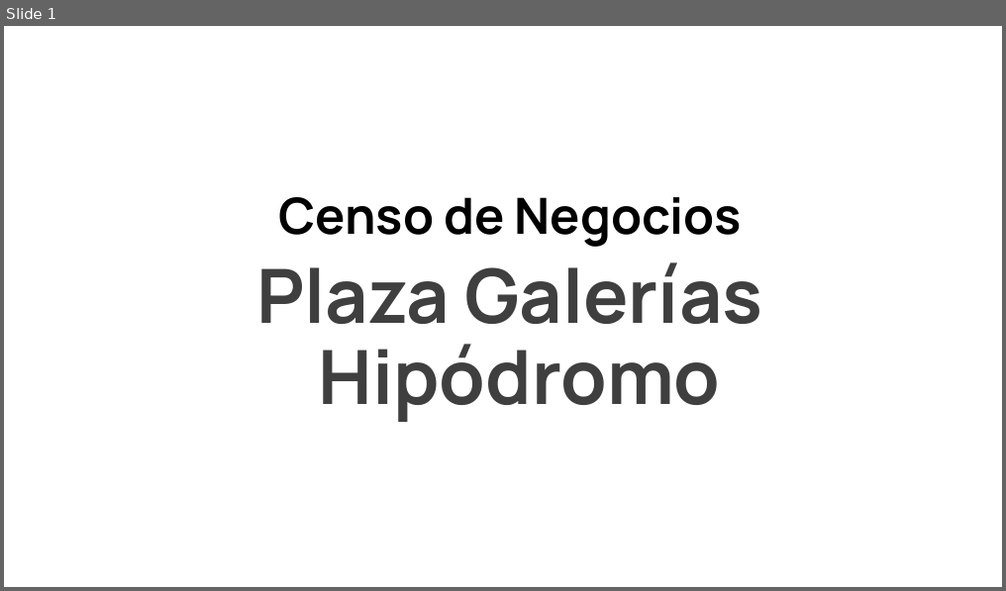
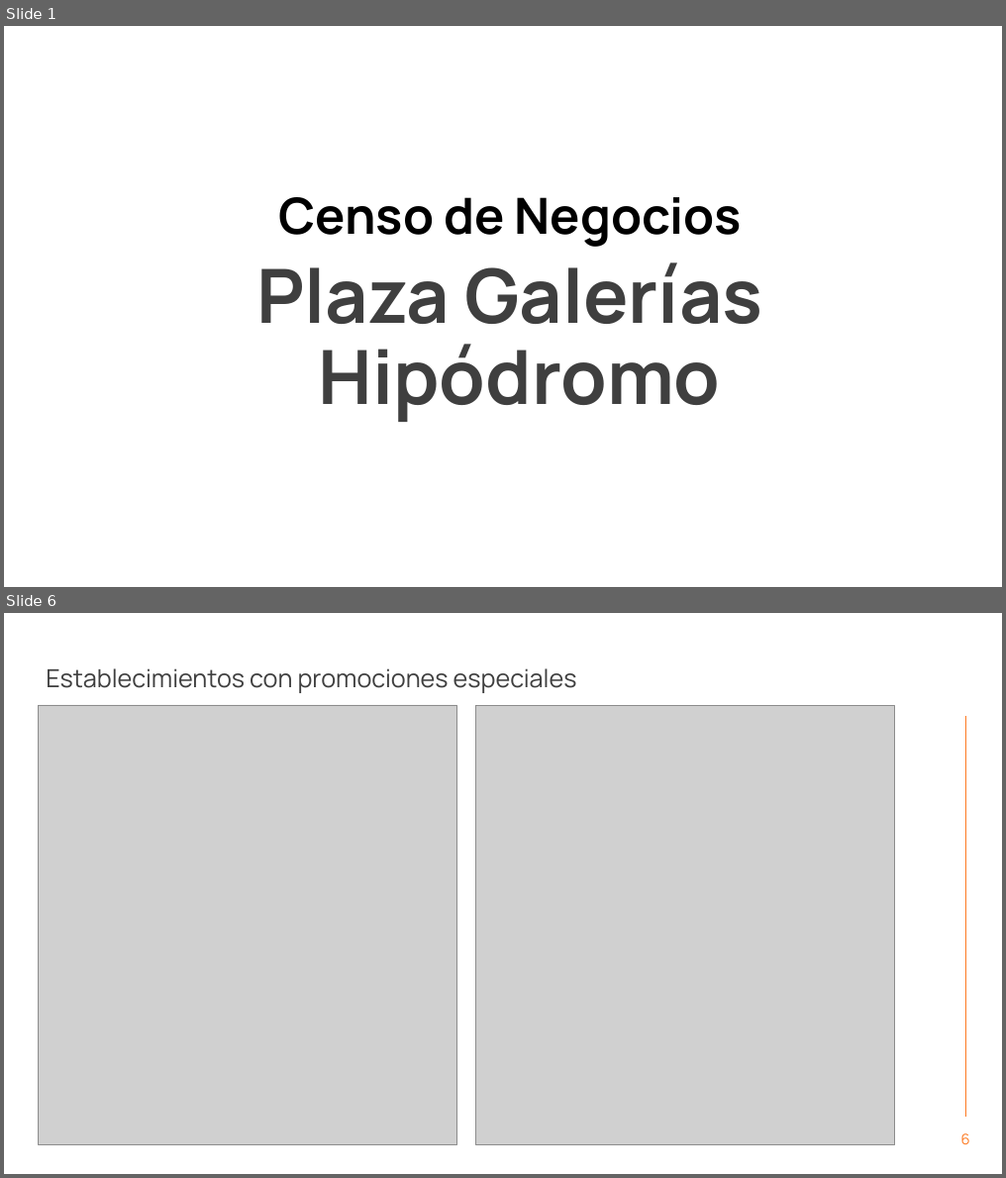
Before and after one commit to AllanJ93/censo.negocios, a slide deck: data-raw/press.pptx. Shown one above the other, each under a label of ours: slide 1 before the commit, slides 1 and 6 after it; the slides between them are not shown. The pictures are 1006x591 and 1006x1178 pixels, drawn with LibreOffice and Linux fonts; fonts in the diff are those of the drawing; grey boxes stand for pictures; background and template pictures are left out. Boxes give left, top, right and bottom in pixels: in the first picture for what was removed or moved away, otherwise in the second. Text is boxed around its words. In the diff, an @@ line names an element or a change of style, - is before the commit and + after.

```diff
--- a/data-raw/press.pptx
+++ b/data-raw/press.pptx
@@ slide 6 added at box(4, 613, 1002, 1174), background #FFFFFF @@
@@ title added at box(46, 668, 577, 693), 24 pt, text #3F3F3F @@
+Establecimientos con promociones especiales
@@ picture added at box(39, 705, 456, 1146) @@
@@ picture added at box(475, 706, 894, 1146) @@
@@ line added from (966, 1117) to (966, 716), #FD7A22 0.75 pt @@
@@ page number added at box(961, 1134, 970, 1145), 14 pt, text #FD7A22 @@
+6
```
Also in this commit, not shown: 1 other slide added, 16 other files.
